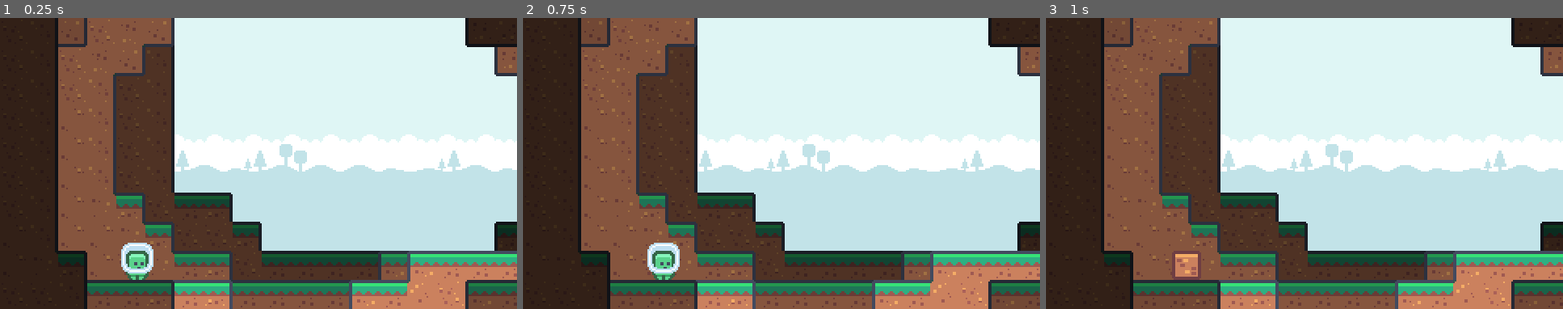
Above: before the commit, frames 1-3 (left to right).
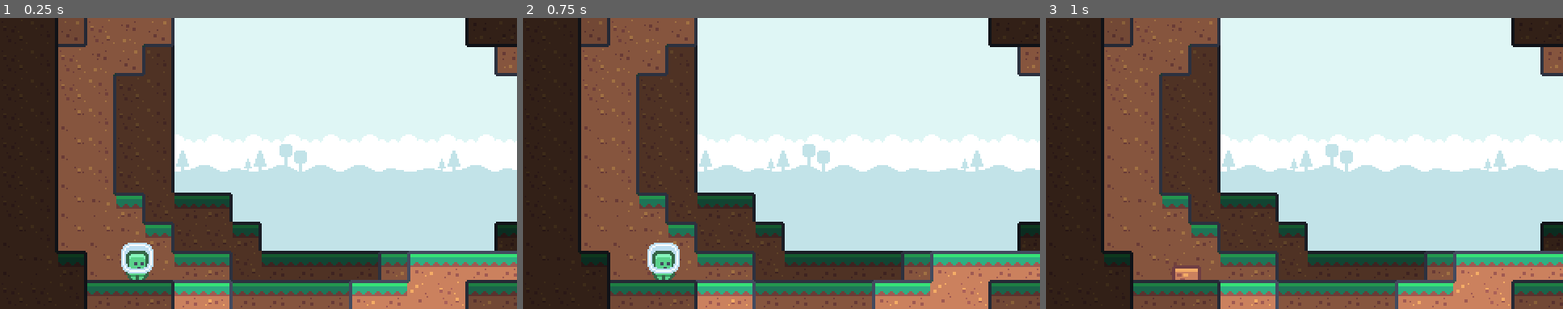
Above: after the commit, the same moments.

Repository: FerCamarena/Godot-SunnyLand_Game
Game: Godot game, scene res://Scenes/test_scene.tscn
Two runs of this game, one before a commit and one after it. Both use one fixed random seed, a clock stepped at 60 frames per second and the inputs below.
Inputs:
- Up to frame 1 (0.25 s): no input
- Up to frame 2 (0.75 s): tap Enter at 0.5 s; hold D (move_right) from 0.53 s (still down); tap Space (morph) at 0.6 s
- Up to frame 3 (1 s): keep holding D (move_right); tap W (jump) at 0.77 s

Frames 1-2 are identical in both runs. In frame 3, 0.3% of the frame differs, in the area x 25-30%, y 80-90%.

Commit message:
Update: block scene default position
Update default block position for block scene.

Diff:
--- a/Prefabs/Block.tscn
+++ b/Prefabs/Block.tscn
@@ -11,12 +11,10 @@
 
 [node name="Sprite" type="Sprite2D" parent="."]
 texture_filter = 1
-position = Vector2(0, -9)
 texture = ExtResource("1_poagc")
 hframes = 37
 vframes = 14
 frame = 392
 
 [node name="Shape" type="CollisionShape2D" parent="."]
-position = Vector2(0, -9)
 shape = SubResource("RectangleShape2D_1dr15")
Not shown: 1 places in Prefabs/Block.tscn that only renumber resources
